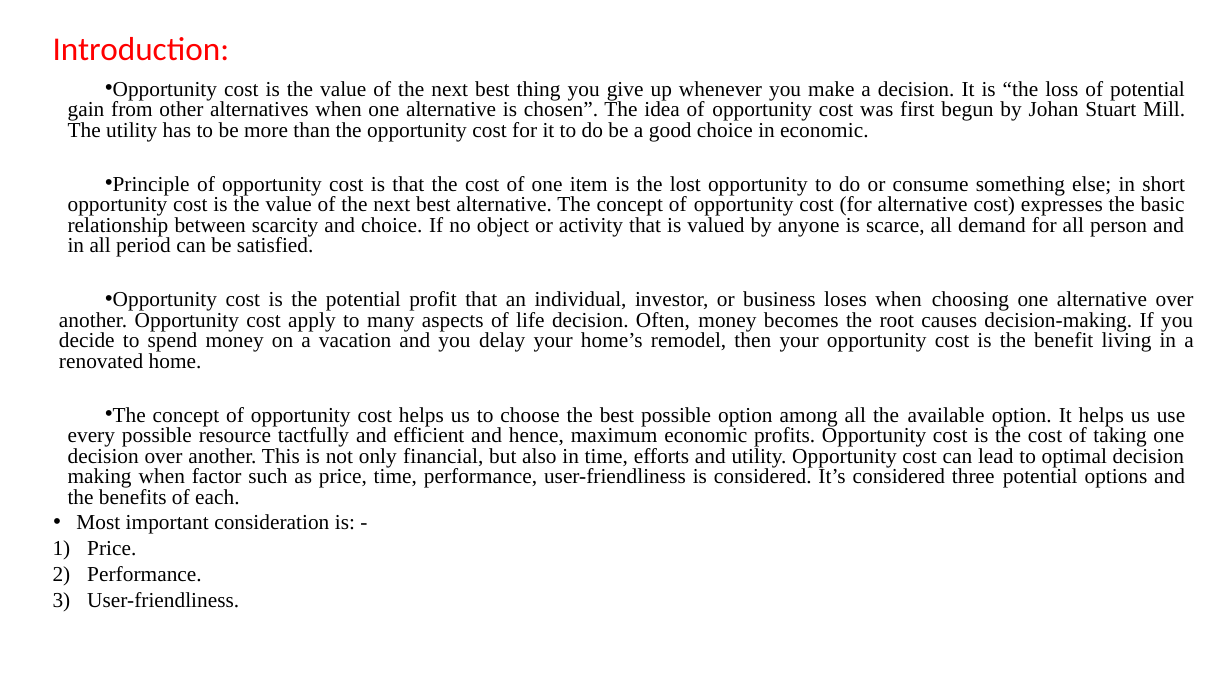
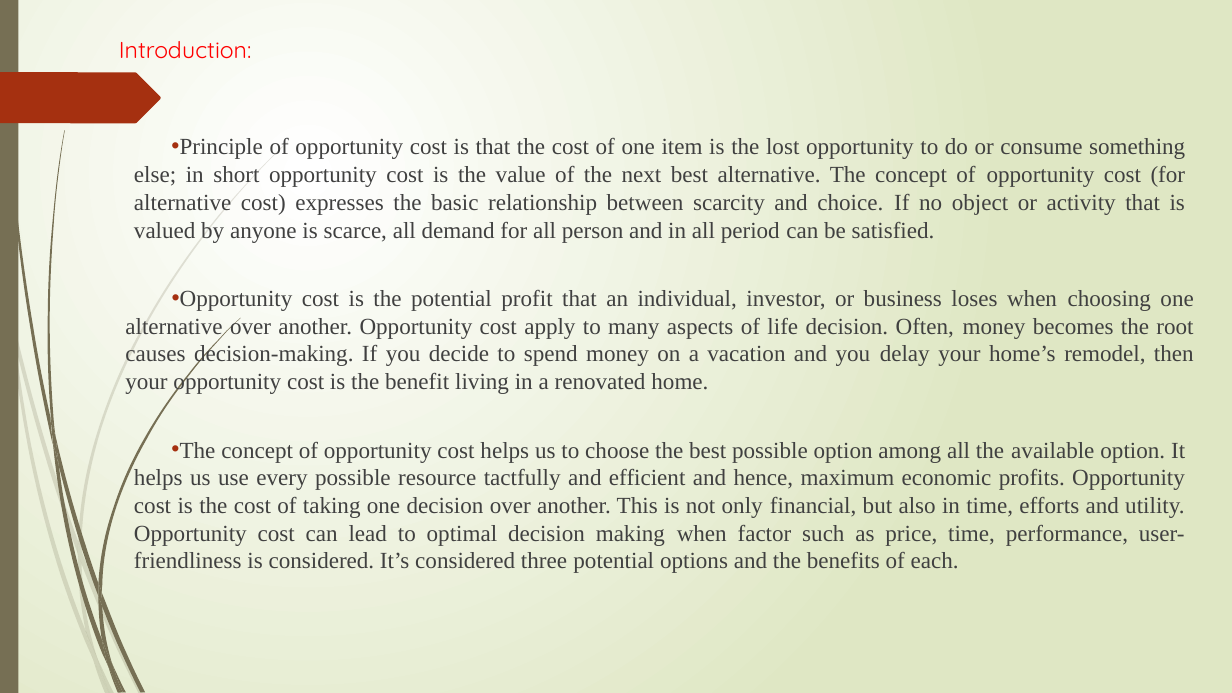
Before and after one commit to shantu03/trial, a slide deck: slide 3 of MINI Project PPT.pptx. Drawn at 1232x693 pixels with LibreOffice and Linux fonts; fonts in the diff are those of the drawing. Boxes give left, top, right and bottom in pixels: in the first picture for what was removed or moved away, otherwise in the second. Text is boxed around its words. In the diff, an @@ line names an element or a change of style, - is before the commit and + after.

```diff
--- a/MINI Project PPT.pptx
+++ b/MINI Project PPT.pptx
@@ background #FFFFFF to gradient #FFFFFF to #DFE8C4 @@
@@ rectangle added at (0, 0, 18, 693), fill #766F54 @@
@@ text "Introduction:": place and size @@
-text "Introduction:" at (53, 37, 1194, 608)
+text "Introduction:" at (119, 41, 1194, 573)
@@ text "Introduction:" at (119, 41, 1194, 573): size 25.9 to 18 pt, font Calibri to Quicksand in "Introduction:"; size 16.6 to 18 pt, text colour #000000 to #404040; line spacing 0.8 to 1 @@
@@ freeform shape added at (0, 72, 161, 123), fill #A53010 @@
@@ text at (68, 81, 1185, 142): paragraph removed @@
-• Opportunity cost is the value of the next best thing you give up whenever you make a decision. It is “the loss of potential gain from other alternatives when one alternative is chosen”. The idea of opportunity cost was first begun by Johan Stuart Mill. The utility has to be more than the opportunity cost for it to do be a good choice in economic.
@@ text at (76, 514, 355, 608): paragraphs removed @@
-• Most important consideration is: -
-1) Price.
-2) Performance.
-3) User-friendliness.
@@ group added at (0, 141, 288, 693): 10 freeform shapes @@
@@ group added at (3, 0, 240, 693): 12 freeform shapes @@
```
Also in this commit, not shown: 5 other slides changed, 1 slide added, 1 other file.
